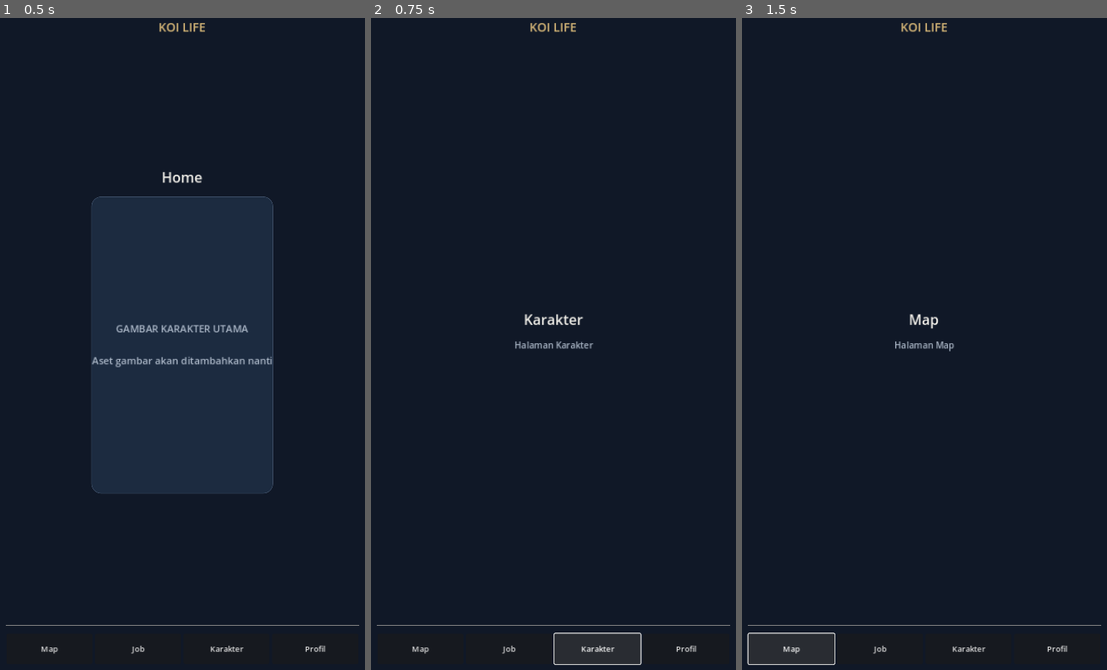
Above: before the commit, frames 1-3 (left to right).
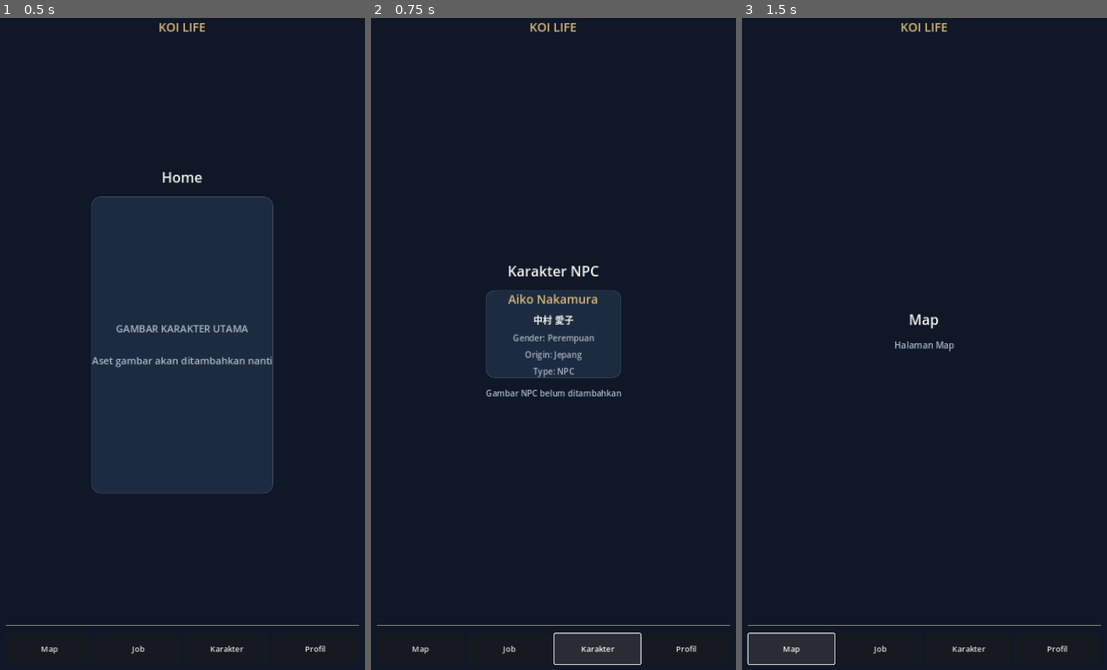
Above: after the commit, the same moments.

Repository: Koidyavol/Koikingdom
Game: Godot game, scene res://scenes/main.tscn
The game is run twice, just before and just after one commit, with the same random seed, the same clock (stepped at 60 frames per second) and the same inputs.
Inputs:
- Up to frame 1 (0.5 s): no input
- Up to frame 2 (0.75 s): click "Karakter" at 0.5 s
- Up to frame 3 (1.5 s): click "Map" at 1.25 s

Frame 1 is identical in both runs. In frame 2, 5.3% of the frame differs, in the area x 31-69%, y 37-59%; in frame 3, nothing differs.

Commit message:
Add first Japanese female NPC to character page

Diff:
--- a/scripts/main.gd
+++ b/scripts/main.gd
@@ -8,6 +8,14 @@
 
 var page_host: Control
 var current_page := "Home"
+
+const NPC_DATA := {
+	"name": "Aiko Nakamura",
+	"japanese_name": "中村 愛子",
+	"gender": "Perempuan",
+	"origin": "Jepang",
+	"type": "NPC"
+}
 
 func _ready() -> void:
 	_build_shell()
@@ -83,6 +91,8 @@
 
 	if page == "Home":
 		_build_home(column)
+	elif page == "Karakter":
+		_build_npc_page(column)
 	else:
 		_build_placeholder_page(column, page)
 
@@ -116,6 +126,55 @@
 	hint.add_theme_font_size_override("font_size", 19)
 	placeholder.add_child(hint)
 
+func _build_npc_page(parent: VBoxContainer) -> void:
+	var title := Label.new()
+	title.text = "Karakter NPC"
+	title.horizontal_alignment = HORIZONTAL_ALIGNMENT_CENTER
+	title.add_theme_color_override("font_color", TEXT_MAIN)
+	title.add_theme_font_size_override("font_size", 27)
+	parent.add_child(title)
+
+	var card := PanelContainer.new()
+	card.size_flags_horizontal = Control.SIZE_EXPAND_FILL
+	var style := StyleBoxFlat.new()
+	style.bg_color = PANEL
+	style.set_corner_radius_all(16)
+	style.set_border_width_all(1)
+	style.border_color = Color("#40516a")
+	card.add_theme_stylebox_override("panel", style)
+	parent.add_child(card)
+
+	var details := VBoxContainer.new()
+	details.add_theme_constant_override("separation", 9)
+	card.add_child(details)
+
+	var name_label := Label.new()
+	name_label.text = NPC_DATA["name"]
+	name_label.horizontal_alignment = HORIZONTAL_ALIGNMENT_CENTER
+	name_label.add_theme_color_override("font_color", ACCENT)
+	name_label.add_theme_font_size_override("font_size", 23)
+	details.add_child(name_label)
+
+	var jp_label := Label.new()
+	jp_label.text = NPC_DATA["japanese_name"]
+	jp_label.horizontal_alignment = HORIZONTAL_ALIGNMENT_CENTER
+	jp_label.add_theme_color_override("font_color", TEXT_MAIN)
+	jp_label.add_theme_font_size_override("font_size", 18)
+	details.add_child(jp_label)
+
+	for key in ["gender", "origin", "type"]:
+		var info := Label.new()
+		info.text = "%s: %s" % [key.capitalize(), NPC_DATA[key]]
+		info.horizontal_alignment = HORIZONTAL_ALIGNMENT_CENTER
+		info.add_theme_color_override("font_color", TEXT_MUTED)
+		details.add_child(info)
+
+	var portrait_hint := Label.new()
+	portrait_hint.text = "Gambar NPC belum ditambahkan"
+	portrait_hint.horizontal_alignment = HORIZONTAL_ALIGNMENT_CENTER
+	portrait_hint.add_theme_color_override("font_color", TEXT_MUTED)
+	parent.add_child(portrait_hint)
+
 func _build_placeholder_page(parent: VBoxContainer, page: String) -> void:
 	var title := Label.new()
 	title.text = page
Renamed: assets/character/main_character.png -> assets/character/file_00000000a6b48207b9d35d50cf590e0d.png
